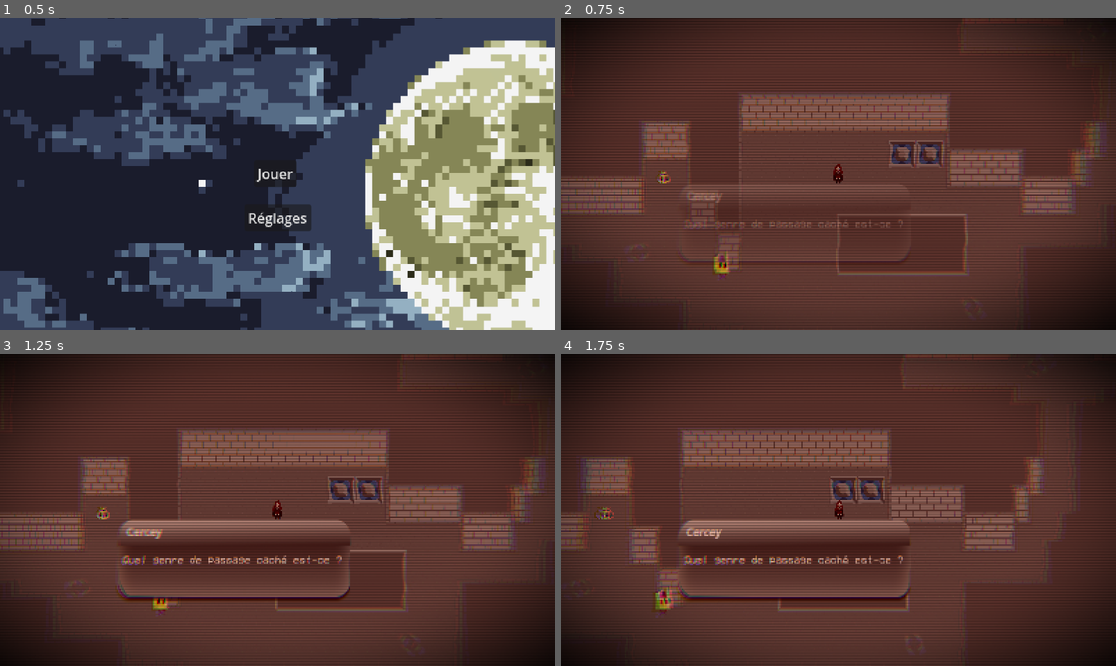
Above: before the commit, frames 1-4 (two rows, left to right).
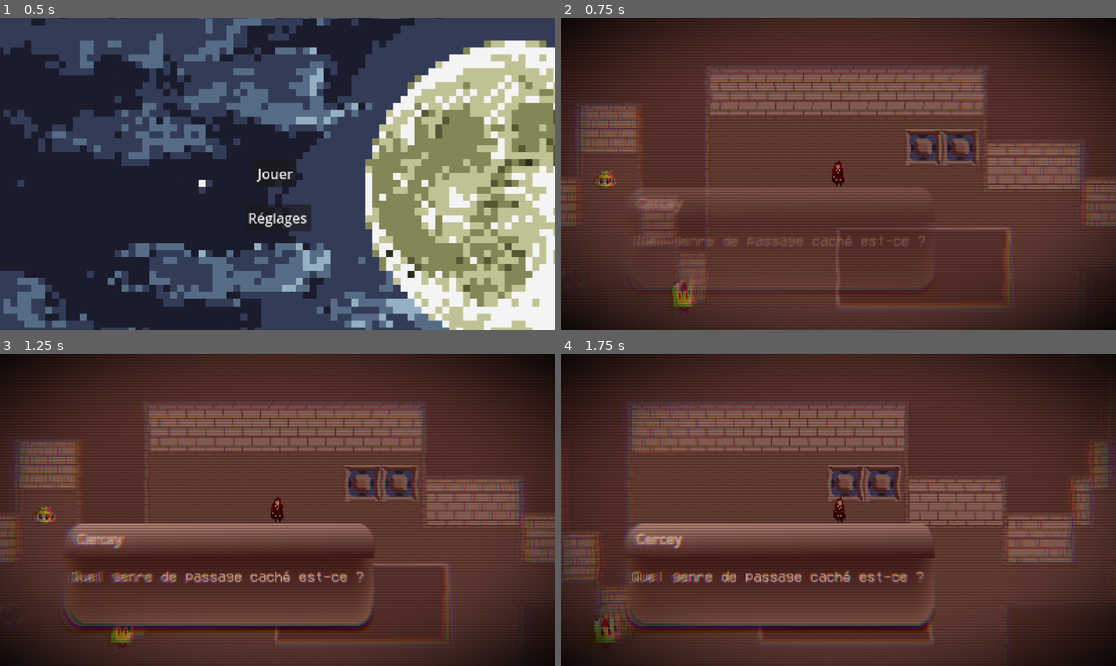
Above: after the commit, the same moments.

Repository: LishunSLD/interactivite-ludique-tp2
Game: Godot game, scene res://scenes/node_2d.tscn
Same seed, same stepped clock (60 frames per second), same inputs: the game is played once before the commit and once after it.
Inputs:
- Up to frame 1 (0.5 s): no input
- Up to frame 2 (0.75 s): click "Jouer" at 0.5 s
- Up to frame 3 (1.25 s): no input
- Up to frame 4 (1.75 s): tap Enter at 1.25 s; hold Right (right) from 1.28 s (still down)

Frame 1 is identical in both runs. In frame 2, 19% of the frame differs, in the area x 0-100%, y 0-96%; in frame 3, 24%; in frame 4, 24%.

Commit message:
No zoomout

Diff:
--- a/projet/script/camera.gd
+++ b/projet/script/camera.gd
@@ -54,7 +54,7 @@
 
 
 func display_dialog(name_text: String, message: String, duration: float) -> void:
-	zoom = Vector2(3, 3)
+	#zoom = Vector2(3, 3)
 	#vignetteIn.hide()
 	dialogName.text = name_text
 	dialogText.text = message
@@ -81,5 +81,5 @@
 	dialogBox.visible = false
 	dialogName.visible = false
 	dialogText.visible = false
-	zoom = Vector2(5, 5)
+	#zoom = Vector2(5, 5)
 	#vignetteIn.show()s
Not shown, changed: docs/index.html
Not shown, changed: docs/index.pck
